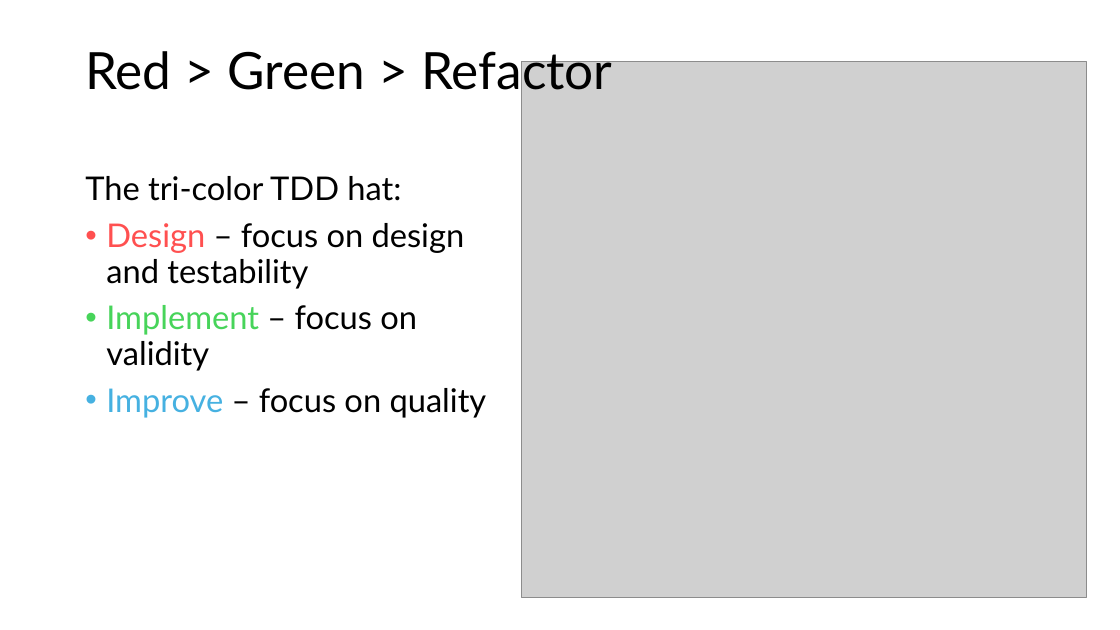
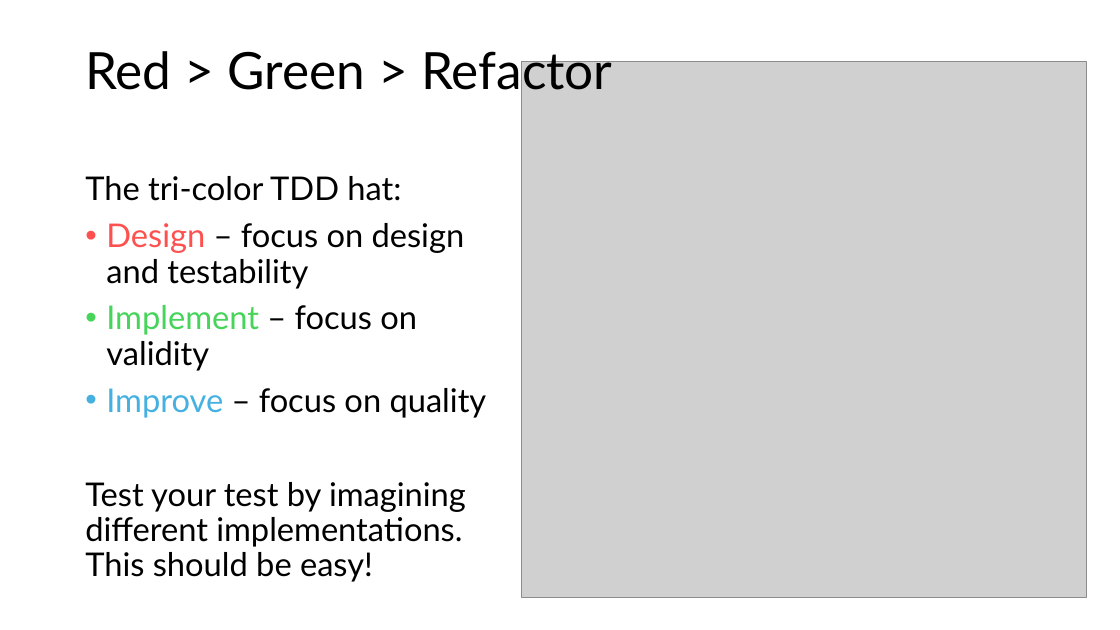
Before and after one commit to G2HJei/tdd-birthday-emails, a slide deck: slide 6 of Test-Driven Development.pptx. Drawn at 1120x630 pixels with LibreOffice and Linux fonts; fonts in the diff are those of the drawing; grey boxes stand for pictures. Boxes give left, top, right and bottom in pixels: in the first picture for what was removed or moved away, otherwise in the second. Text is boxed around its words. In the diff, an @@ line names an element or a change of style, - is before the commit and + after.

```diff
--- a/Test-Driven Development.pptx
+++ b/Test-Driven Development.pptx
@@ text at <box>85,482,466,582</box>: paragraph added @@
+Test your test by imagining different implementations. This should be easy!
```
Also in this commit, not shown: 6 other slides changed, 5 slides added, 1 slide removed, 1 other file.
